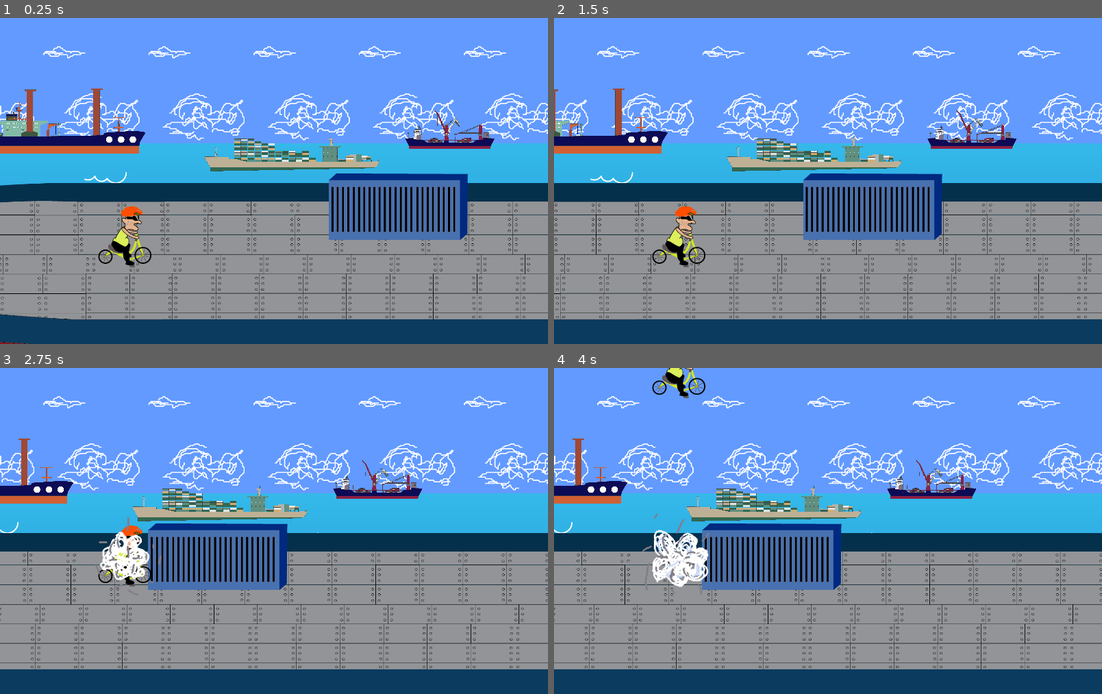
Above: before the commit, frames 1-4 (two rows, left to right).
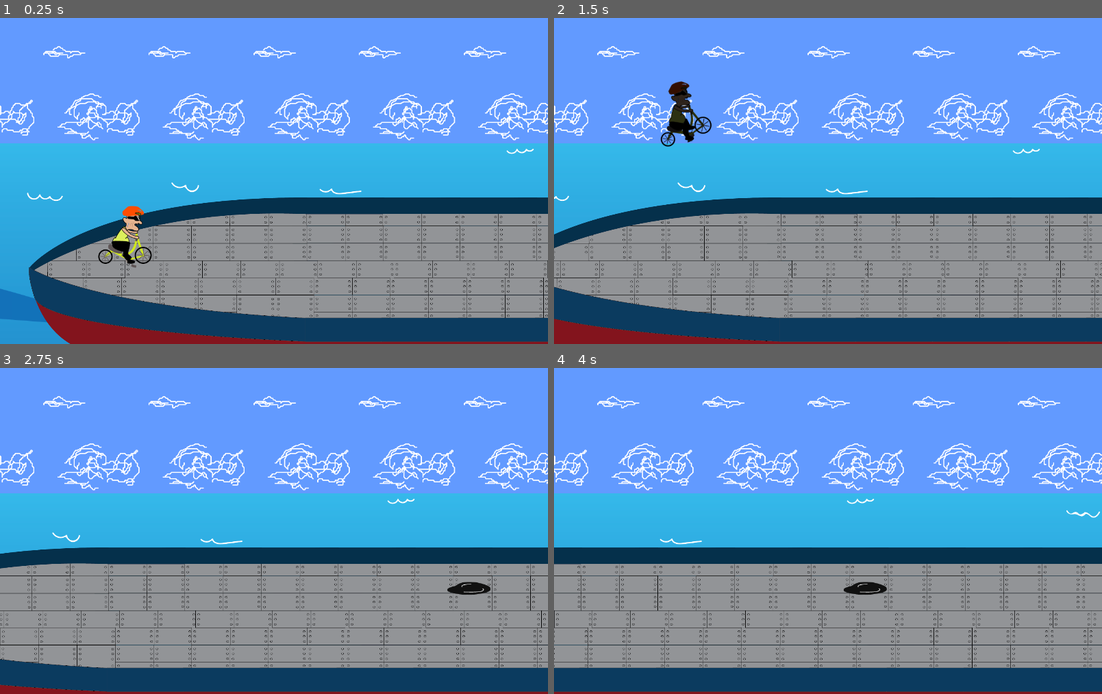
Above: after the commit, the same moments.

Repository: kcabra/noord-gj
Game: Godot game, scene res://proto.tscn
Same seed, same stepped clock (60 frames per second), same inputs: the game is played once before the commit and once after it.
Inputs:
- Up to frame 1 (0.25 s): no input
- Up to frame 2 (1.5 s): hold W (move_up) 0.53-1.28 s; tap T (lala, bound only after the commit) at 0.6 s; tap Z (move_jump) at 0.77, 0.8, 1.07, 1.35 s; hold S (move_down) from 1.28 s (still down)
- Up to frame 3 (2.75 s): tap Z (move_jump) at 1.52, 1.82, 2.3 s; tap T (lala, bound only after the commit) at 1.55, 2.1 s; release S (move_down) at 2.03 s; hold W (move_up) from 2.03 s (still down)
- Up to frame 4 (4 s): tap T (lala, bound only after the commit) at 2.85 s; tap Z (move_jump) at 3.02, 3.32, 3.6, 3.77 s; release W (move_up) at 3.53 s; hold S (move_down) from 3.53 s (still down)

The runs differ from the first frame. In frame 1, 30% of the frame differs, in the area x 0-100%, y 21-100%; in frame 2, 27%; in frame 3, 22%; in frame 4, 22%.
Error before the commit: Parse Error: Indented block expected after declaration of "_process" function.

Commit message:
sunday morning

Diff:
--- a/project/project.godot
+++ b/project/project.godot
@@ -46,6 +46,11 @@
 , Object(InputEventKey,"resource_local_to_scene":false,"resource_name":"","device":0,"alt":false,"shift":false,"control":false,"meta":false,"command":false,"pressed":false,"scancode":32,"unicode":0,"echo":false,"script":null)
  ]
 }
+lala={
+"deadzone": 0.5,
+"events": [ Object(InputEventKey,"resource_local_to_scene":false,"resource_name":"","device":0,"alt":false,"shift":false,"control":false,"meta":false,"command":false,"pressed":false,"scancode":84,"unicode":0,"echo":false,"script":null)
+ ]
+}
 
 [layer_names]
 
--- a/project/proto.tscn
+++ b/project/proto.tscn
@@ -1,21 +1,21 @@
 [gd_scene load_steps=84 format=2]
 
-[ext_resource path="res://Placeholders mockup.jpg" type="Texture" id=1]
-[ext_resource path="res://repeatable.jpg" type="Texture" id=2]
-[ext_resource path="res://Sprite-0003.png" type="Texture" id=3]
-[ext_resource path="res://assets/Mar.png" type="Texture" id=4]
-[ext_resource path="res://assets/Ondona.png" type="Texture" id=5]
-[ext_resource path="res://assets/Ondinha.png" type="Texture" id=6]
-[ext_resource path="res://assets/navio1.png" type="Texture" id=7]
-[ext_resource path="res://assets/navio2.png" type="Texture" id=8]
-[ext_resource path="res://assets/navio4_menor.png" type="Texture" id=9]
-[ext_resource path="res://assets/navio1_menor.png" type="Texture" id=10]
-[ext_resource path="res://assets/Navio_cenario_final.png" type="Texture" id=11]
-[ext_resource path="res://assets/Navio_cenario_frente.png" type="Texture" id=12]
-[ext_resource path="res://scripts/camera.gd" type="Script" id=13]
-[ext_resource path="res://objects/obstacle.tscn" type="PackedScene" id=14]
-[ext_resource path="res://objects/ramp.tscn" type="PackedScene" id=15]
-[ext_resource path="res://assets/caixaprapularentrenavios.png" type="Texture" id=16]
+[ext_resource path="res://Sprite-0003.png" type="Texture" id=1]
+[ext_resource path="res://assets/Mar.png" type="Texture" id=2]
+[ext_resource path="res://assets/Ondona.png" type="Texture" id=3]
+[ext_resource path="res://assets/Ondinha.png" type="Texture" id=4]
+[ext_resource path="res://assets/navio1.png" type="Texture" id=5]
+[ext_resource path="res://assets/navio2.png" type="Texture" id=6]
+[ext_resource path="res://assets/navio4_menor.png" type="Texture" id=7]
+[ext_resource path="res://assets/navio1_menor.png" type="Texture" id=8]
+[ext_resource path="res://assets/Navio_cenario_final.png" type="Texture" id=9]
+[ext_resource path="res://assets/Navio_cenario_frente.png" type="Texture" id=10]
+[ext_resource path="res://scripts/camera.gd" type="Script" id=11]
+[ext_resource path="res://objects/obstacle.tscn" type="PackedScene" id=12]
+[ext_resource path="res://objects/ramp.tscn" type="PackedScene" id=13]
+[ext_resource path="res://assets/caixaprapularentrenavios.png" type="Texture" id=14]
+[ext_resource path="res://scripts/oleo.gd" type="Script" id=15]
+[ext_resource path="res://assets/oleo.png" type="Texture" id=16]
 [ext_resource path="res://scripts/player.gd" type="Script" id=17]
 [ext_resource path="res://assets/char/personagemprincipalnovosprites_00000.png" type="Texture" id=18]
 [ext_resource path="res://assets/char/personagemprincipalnovosprites_00001.png" type="Texture" id=19]
@@ -75,48 +75,33 @@
 [ext_resource path="res://assets/char_pulo/Pulo_00025.png" type="Texture" id=73]
 [ext_resource path="res://assets/char_pulo/Pulo_00026.png" type="Texture" id=74]
 [ext_resource path="res://assets/Funkamsterdan.ogg" type="AudioStream" id=75]
-
-[sub_resource type="GDScript" id=1]
-script/source = "extends Node2D
-
-func _ready():
-	$AudioStreamPlayer.play()
-"
-
-[sub_resource type="RectangleShape2D" id=2]
+[ext_resource path="res://scripts/soundtrack.gd" type="Script" id=76]
+
+[sub_resource type="RectangleShape2D" id=1]
 extents = Vector2( 100000, 10 )
 
-[sub_resource type="RectangleShape2D" id=6]
-extents = Vector2( 33.8901, 22.3069 )
-
-[sub_resource type="Animation" id=7]
+[sub_resource type="Animation" id=2]
 resource_name = "jump"
 tracks/0/type = "value"
-tracks/0/path = NodePath("../../player:position")
+tracks/0/path = NodePath("caixaprapularentrenavios:scale")
 tracks/0/interp = 1
 tracks/0/loop_wrap = true
 tracks/0/imported = false
 tracks/0/enabled = true
 tracks/0/keys = {
-"times": PoolRealArray( 0 ),
-"transitions": PoolRealArray( 1 ),
+"times": PoolRealArray( 0, 1 ),
+"transitions": PoolRealArray( 1, 1 ),
 "update": 0,
-"values": [ Vector2( 7453.78, 560.356 ) ]
-}
-tracks/1/type = "value"
-tracks/1/path = NodePath("../../player:rotation_degrees")
-tracks/1/interp = 1
-tracks/1/loop_wrap = true
-tracks/1/imported = false
-tracks/1/enabled = true
-tracks/1/keys = {
-"times": PoolRealArray( 0 ),
-"transitions": PoolRealArray( 1 ),
-"update": 0,
-"values": [ 0.0 ]
-}
-
-[sub_resource type="SpriteFrames" id=3]
+"values": [ Vector2( 0.290952, 0.290952 ), Vector2( 0.411005, 0.411005 ) ]
+}
+
+[sub_resource type="RectangleShape2D" id=3]
+extents = Vector2( 33.8901, 22.3069 )
+
+[sub_resource type="RectangleShape2D" id=4]
+extents = Vector2( 53.374, 25.9281 )
+
+[sub_resource type="SpriteFrames" id=5]
 animations = [ {
 "frames": [ ExtResource( 18 ), ExtResource( 19 ), ExtResource( 20 ), ExtResource( 21 ), ExtResource( 22 ), ExtResource( …(464 unchanged characters)…
 "loop": true,
@@ -129,18 +114,10 @@
 "speed": 24.0
 } ]
 
-[sub_resource type="GDScript" id=8]
-script/source = "extends AnimatedSprite
-
-onready var player = get_parent()
-
-func _process(delta):
-	"
-
-[sub_resource type="RectangleShape2D" id=4]
+[sub_resource type="RectangleShape2D" id=6]
 extents = Vector2( 32.7473, 62.996 )
 
-[sub_resource type="GDScript" id=5]
+[sub_resource type="GDScript" id=7]
 script/source = "extends Label
 
 func _process(delta):
@@ -149,106 +126,113 @@
 "
 
 [node name="Node2D" type="Node2D"]
-script = SubResource( 1 )
-
-[node name="Placeholders mockup" type="Sprite" parent="."]
-visible = false
-position = Vector2( 479, 323 )
-texture = ExtResource( 1 )
-
-[node name="repeatable" type="Sprite" parent="."]
-visible = false
-position = Vector2( 321.757, 4.6438 )
-texture = ExtResource( 2 )
-centered = false
-offset = Vector2( 631, 0 )
-region_enabled = true
-region_rect = Rect2( 0, 0, 1e+07, 638.845 )
+__meta__ = {
+"_edit_lock_": true
+}
 
 [node name="ParallaxBackground" type="ParallaxBackground" parent="."]
 
 [node name="ParallaxLayer" type="ParallaxLayer" parent="ParallaxBackground"]
-editor/display_folded = true
 motion_scale = Vector2( 0, 0 )
+__meta__ = {
+"_edit_lock_": true
+}
 
 [node name="Sprite-0003" type="Sprite" parent="ParallaxBackground/ParallaxLayer"]
 position = Vector2( 917.619, 233.667 )
 scale = Vector2( 1.26292, 1.26292 )
-texture = ExtResource( 3 )
+texture = ExtResource( 1 )
 region_enabled = true
 region_rect = Rect2( -187.757, 28.022, 1e+07, 390.427 )
 
 [node name="Mar" type="Sprite" parent="ParallaxBackground/ParallaxLayer"]
 position = Vector2( -266.988, 725.299 )
 scale = Vector2( 0.552639, 0.521603 )
-texture = ExtResource( 4 )
+texture = ExtResource( 2 )
 
 [node name="ParallaxLayer2" type="ParallaxLayer" parent="ParallaxBackground"]
 editor/display_folded = true
 position = Vector2( 406.167, 241.087 )
 scale = Vector2( 1.06966, 1.06966 )
 motion_scale = Vector2( 0.3, 1 )
+__meta__ = {
+"_edit_lock_": true
+}
 
 [node name="Ondona" type="Sprite" parent="ParallaxBackground/ParallaxLayer2"]
 position = Vector2( -179.434, 446.495 )
-texture = ExtResource( 5 )
+texture = ExtResource( 3 )
 region_rect = Rect2( 0, 0, 347500, 418 )
 
 [node name="ParallaxLayer3" type="ParallaxLayer" parent="ParallaxBackground"]
 editor/display_folded = true
 motion_scale = Vector2( 0.6, 1 )
+__meta__ = {
+"_edit_lock_": true
+}
 
 [node name="Ondinha" type="Sprite" parent="ParallaxBackground/ParallaxLayer3"]
 position = Vector2( 390.541, 659.889 )
 scale = Vector2( 0.987141, 0.987141 )
-texture = ExtResource( 6 )
+texture = ExtResource( 4 )
 region_enabled = true
 region_rect = Rect2( 0, 0, 2.0405e+06, 700 )
 
 [node name="ParallaxLayer4" type="ParallaxLayer" parent="ParallaxBackground"]
+editor/display_folded = true
 motion_scale = Vector2( 0.4, 1 )
+__meta__ = {
+"_edit_lock_": true
+}
 
 [node name="navio1" type="Sprite" parent="ParallaxBackground/ParallaxLayer4"]
 position = Vector2( 211.071, 251.339 )
 scale = Vector2( 0.0514472, 0.0514472 )
-texture = ExtResource( 7 )
+texture = ExtResource( 5 )
 
 [node name="navio2" type="Sprite" parent="ParallaxBackground/ParallaxLayer4"]
 position = Vector2( 760.079, 299.418 )
 scale = Vector2( 0.0553022, 0.0553022 )
-texture = ExtResource( 8 )
+texture = ExtResource( 6 )
 
 [node name="navio4_menor" type="Sprite" parent="ParallaxBackground/ParallaxLayer4"]
 position = Vector2( 2455.83, 315.455 )
 scale = Vector2( 0.110062, 0.110062 )
-texture = ExtResource( 9 )
+texture = ExtResource( 7 )
 
 [node name="navio1_menor" type="Sprite" parent="ParallaxBackground/ParallaxLayer4"]
 position = Vector2( 1137.67, 271.91 )
 scale = Vector2( 0.110062, 0.110062 )
-texture = ExtResource( 10 )
+texture = ExtResource( 8 )
 
 [node name="fg" type="Node2D" parent="."]
+editor/display_folded = true
 position = Vector2( 167.917, 280.289 )
 scale = Vector2( 0.677136, 0.677136 )
+__meta__ = {
+"_edit_lock_": true
+}
 
 [node name="Navio_cenario_final" type="Sprite" parent="fg"]
 position = Vector2( 10335.1, 474.146 )
 scale = Vector2( 1.13328, 1.13328 )
-texture = ExtResource( 11 )
+texture = ExtResource( 9 )
 
 [node name="Navio_cenario_frente" type="Sprite" parent="fg"]
 position = Vector2( 4392.15, 473.682 )
 scale = Vector2( 1.13328, 1.13328 )
-texture = ExtResource( 12 )
+texture = ExtResource( 10 )
 
 [node name="Navio_cenario_frente2" type="Sprite" parent="fg"]
 position = Vector2( 16132, 489.896 )
-texture = ExtResource( 12 )
+texture = ExtResource( 10 )
 
 [node name="lanes" type="Node2D" parent="."]
 editor/display_folded = true
 position = Vector2( 73.1021, 132.314 )
+__meta__ = {
+"_edit_lock_": true
+}
 
 [node name="lane1" type="Position2D" parent="lanes" groups=[
 "lane",
@@ -287,144 +271,174 @@
 
 [node name="CollisionShape2D" type="CollisionShape2D" parent="lanes/lane3/StaticBody2D"]
 position = Vector2( 100000, 36 )
-shape = SubResource( 2 )
+shape = SubResource( 1 )
 
 [node name="camera" type="Camera2D" parent="."]
 anchor_mode = 0
 current = true
 zoom = Vector2( 1.4, 1.4 )
-script = ExtResource( 13 )
+script = ExtResource( 11 )
 my_offset = 300.0
 
 [node name="obstacles" type="Node2D" parent="."]
-editor/display_folded = true
 position = Vector2( 74.4625, 115.99 )
 
-[node name="obstacle2" parent="obstacles" instance=ExtResource( 14 )]
+[node name="level1" type="Node2D" parent="obstacles"]
+editor/display_folded = true
+
+[node name="obstacle2" parent="obstacles/level1" instance=ExtResource( 12 )]
 position = Vector2( 1025.4, 338.314 )
 z_index = 0
 collision_layer = 2
 lane = 0
 
-[node name="obstacle3" parent="obstacles" instance=ExtResource( 14 )]
+[node name="obstacle3" parent="obstacles/level1" instance=ExtResource( 12 )]
 position = Vector2( 1998.04, 491.314 )
-z_index = 0
-collision_layer = 2
-lane = 2
-
-[node name="obstacle5" parent="obstacles" instance=ExtResource( 14 )]
-position = Vector2( 4568.36, 338.314 )
 z_index = 2
 collision_layer = 8
-lane = 0
-
-[node name="obstacle6" parent="obstacles" instance=ExtResource( 14 )]
+lane = 2
+
+[node name="obstacle5" parent="obstacles/level1" instance=ExtResource( 12 )]
+position = Vector2( 4568.36, 338.314 )
+z_index = 0
+collision_layer = 2
+lane = 0
+
+[node name="obstacle6" parent="obstacles/level1" instance=ExtResource( 12 )]
 position = Vector2( 4568.36, 491.314 )
-z_index = 0
-collision_layer = 2
-lane = 2
-
-[node name="obstacle7" parent="obstacles" instance=ExtResource( 14 )]
-position = Vector2( 5109.85, 412.314 )
 z_index = 2
 collision_layer = 8
-
-[node name="obstacle9" parent="obstacles" instance=ExtResource( 14 )]
+lane = 2
+
+[node name="obstacle7" parent="obstacles/level1" instance=ExtResource( 12 )]
+position = Vector2( 5109.85, 412.314 )
+
+[node name="obstacle9" parent="obstacles/level1" instance=ExtResource( 12 )]
 position = Vector2( 5602.11, 412.314 )
 
-[node name="obstacle10" parent="obstacles" instance=ExtResource( 14 )]
+[node name="obstacle10" parent="obstacles/level1" instance=ExtResource( 12 )]
 position = Vector2( 5700.56, 338.314 )
-lane = 0
-
-[node name="obstacle11" parent="obstacles" instance=ExtResource( 14 )]
+z_index = 0
+collision_layer = 2
+lane = 0
+
+[node name="obstacle11" parent="obstacles/level1" instance=ExtResource( 12 )]
 position = Vector2( 6053.94, 491.314 )
-z_index = 0
-collision_layer = 2
-lane = 2
-
-[node name="obstacle12" parent="obstacles" instance=ExtResource( 14 )]
-position = Vector2( 6512.8, 412.314 )
 z_index = 2
 collision_layer = 8
-
-[node name="obstacle13" parent="obstacles" instance=ExtResource( 14 )]
+lane = 2
+
+[node name="obstacle12" parent="obstacles/level1" instance=ExtResource( 12 )]
+position = Vector2( 6512.8, 412.314 )
+
+[node name="obstacle13" parent="obstacles/level1" instance=ExtResource( 12 )]
 position = Vector2( 6808.15, 338.314 )
-lane = 0
-
-[node name="obstacle14" parent="obstacles" instance=ExtResource( 14 )]
+z_index = 0
+collision_layer = 2
+lane = 0
+
+[node name="obstacle14" parent="obstacles/level1" instance=ExtResource( 12 )]
 position = Vector2( 7036.71, 491.314 )
-z_index = 0
-collision_layer = 2
+z_index = 2
+collision_layer = 8
 lane = 2
 
-[node name="obstacle8" parent="obstacles" instance=ExtResource( 14 )]
+[node name="obstacle8" parent="obstacles/level1" instance=ExtResource( 12 )]
 position = Vector2( 5027.22, 338.314 )
-lane = 0
-
-[node name="obstacle4" parent="obstacles" instance=ExtResource( 14 )]
+z_index = 0
+collision_layer = 2
+lane = 0
+
+[node name="obstacle4" parent="obstacles/level1" instance=ExtResource( 12 )]
 position = Vector2( 3096.89, 412.314 )
-z_index = 0
-collision_layer = 2
-
-[node name="obstacle" parent="obstacles" instance=ExtResource( 15 )]
+
+[node name="obstacle" parent="obstacles/level1" instance=ExtResource( 13 )]
 position = Vector2( 4051.53, 338.314 )
-lane = 0
-
-[node name="StaticBody2D" type="StaticBody2D" parent="obstacles"]
+z_index = 0
+collision_layer = 2
+lane = 0
+
+[node name="end_level_ramp" type="StaticBody2D" parent="obstacles"]
 position = Vector2( 7486.41, 406.069 )
 
-[node name="caixaprapularentrenavios" type="Sprite" parent="obstacles/StaticBody2D"]
-position = Vector2( -37.5312, 42.7854 )
-scale = Vector2( 0.290952, 0.290952 )
-texture = ExtResource( 16 )
-
-[node name="CollisionPolygon2D" type="CollisionPolygon2D" parent="obstacles/StaticBody2D"]
+[node name="AnimationPlayer" type="AnimationPlayer" parent="obstacles/end_level_ramp"]
+anims/jump = SubResource( 2 )
+
+[node name="CollisionPolygon2D" type="CollisionPolygon2D" parent="obstacles/end_level_ramp"]
 position = Vector2( -138.932, 9.55615 )
 polygon = PoolVector2Array( -78.1147, 58.7845, 7.28906, 53.3621, 129.971, 37.5466, 188.87, 21.3975, 211.702, 10.4576, 225.775, 0.673706, 284.715, 1.18243, 284.478, 59.2121, 273.59, 78.2803, -90.0278, 79.3205 )
 
-[node name="Area2D" type="Area2D" parent="obstacles/StaticBody2D"]
-position = Vector2( -21.3179, 24.993 )
-
-[node name="CollisionShape2D" type="CollisionShape2D" parent="obstacles/StaticBody2D/Area2D"]
-position = Vector2( -150.198, 22.9427 )
-shape = SubResource( 6 )
-
-[node name="AnimationPlayer" type="AnimationPlayer" parent="obstacles/StaticBody2D"]
-anims/jump = SubResource( 7 )
+[node name="caixaprapularentrenavios" type="Sprite" parent="obstacles/end_level_ramp"]
+position = Vector2( -37.5312, 42.7854 )
+scale = Vector2( 0.411005, 0.411005 )
+texture = ExtResource( 14 )
+
+[node name="Area2D" type="Area2D" parent="obstacles/end_level_ramp"]
+position = Vector2( 78.6821, -6.58588 )
+
+[node name="CollisionShape2D" type="CollisionShape2D" parent="obstacles/end_level_ramp/Area2D"]
+shape = SubResource( 3 )
+
+[node name="oil" type="Area2D" parent="obstacles"]
+position = Vector2( 9400.88, 413.314 )
+collision_layer = 2
+collision_mask = 0
+script = ExtResource( 15 )
+
+[node name="oil_sfx" type="AudioStreamPlayer" parent="obstacles/oil"]
+
+[node name="CollisionShape2D" type="CollisionShape2D" parent="obstacles/oil"]
+shape = SubResource( 4 )
+
+[node name="oleo" type="Sprite" parent="obstacles/oil"]
+texture = ExtResource( 16 )
 
 [node name="player" type="KinematicBody2D" parent="." groups=[
 "player",
 ]]
-position = Vector2( 416.099, 572.849 )
+position = Vector2( 8146.88, 565.516 )
 z_index = 1
 z_as_relative = false
 collision_mask = 0
 script = ExtResource( 17 )
+__meta__ = {
+"_edit_group_": true
+}
 
 [node name="Sprite" type="AnimatedSprite" parent="player"]
 position = Vector2( 0, -40.1489 )
-frames = SubResource( 3 )
-frame = 29
+frames = SubResource( 5 )
+frame = 13
 playing = true
 flip_h = true
-script = SubResource( 8 )
 
 [node name="CollisionShape2D" type="CollisionShape2D" parent="player"]
 position = Vector2( 21.5115, -37.2125 )
-shape = SubResource( 4 )
+shape = SubResource( 6 )
 
 [node name="Label" type="Label" parent="player"]
 visible = false
 margin_top = -126.651
 margin_right = 40.0
 margin_bottom = -112.651
-script = SubResource( 5 )
+script = SubResource( 7 )
 
 [node name="RayCast2D" type="RayCast2D" parent="player"]
 enabled = true
 cast_to = Vector2( 0, 30 )
 collision_mask = 0
 
-[node name="AudioStreamPlayer" type="AudioStreamPlayer" parent="."]
+[node name="sfx" type="Node" parent="player"]
+
+[node name="jump" type="AudioStreamPlayer" parent="player/sfx"]
+
+[node name="death" type="AudioStreamPlayer" parent="player/sfx"]
+
+[node name="Soundtrack" type="AudioStreamPlayer" parent="."]
 stream = ExtResource( 75 )
-[connection signal="body_entered" from="obstacles/StaticBody2D/Area2D" to="obstacles/StaticBody2D/AnimationPlayer" method="play" binds= [ "jump" ]]
+script = ExtResource( 76 )
+
+[node name="VideoPlayer" type="VideoPlayer" parent="."]
+margin_right = 40.0
+margin_bottom = 40.0
+[connection signal="body_entered" from="obstacles/end_level_ramp/Area2D" to="obstacles/end_level_ramp/AnimationPlayer" method="play" binds= [ "jump" ]]
--- /dev/null
+++ b/project/scripts/oleo.gd
@@ -0,0 +1,24 @@
+tool
+extends Area2D
+
+export (int, 0, 2) var lane = 0
+var y_offset = -75
+onready var lanes = get_tree().get_nodes_in_group("lane")
+
+func _ready():
+	connect("body_entered", self, "_player_entered")
+	if lanes && lanes.size() > 0:
+		lanes[lane].global_position.y + y_offset
+		self.collision_layer = 0
+		self.set_collision_layer_bit(lane + 1, 1)
+		self.z_index = lane
+
+
+func _process(_delta):
+	if lanes && lanes.size() > 0:
+		self.position.y = lanes[lane].global_position.y + y_offset
+
+func _player_entered(collisor):
+	if collisor.is_in_group("player"):
+		$oil_sfx.play()
+		collisor.oiled()
--- a/project/scripts/player.gd
+++ b/project/scripts/player.gd
@@ -1,9 +1,7 @@
 extends KinematicBody2D
 
-enum states {ACTIVE, INACTIVE}
-var state = states.ACTIVE
-
 export var moving = true
+onready var tween = Tween.new()
 
 var move_timer
 var lanes_pos : Array
@@ -13,46 +11,57 @@
 var vel = 100
 var move_y = 0
 var jumped = false
+var oiled = false
+var oiled_color = Color(0.2, 0.2, 0.2)
+var oiled_duration = 2.0
 
 func _ready():
+	var lanes_pos_group = get_tree().get_nodes_in_group("lane")
+	for lane in lanes_pos_group:
+		lanes_pos.append(lane.global_position.y)
 	move_timer = Timer.new()
 	move_timer.wait_time = 0.3
 	move_timer.one_shot = true
 	add_child(move_timer)
 	move_timer.connect("timeout", $CollisionShape2D, "set_disabled", [false] )
-	var lanes_pos_group = get_tree().get_nodes_in_group("lane")
-	for lane in lanes_pos_group:
-		lanes_pos.append(lane.global_position.y)
+	add_child(tween)
 	_change_lane(0)
 
 func _physics_process(delta):
-	match state:
-		states.ACTIVE:
-			if Input.is_action_just_pressed("move_up"):
-				_change_lane(-1)
-			if Input.is_action_just_pressed("move_down"):
-				_change_lane(+1)
-			if Input.is_action_just_pressed("move_jump"):
-				move_y = -13
-				jumped = true
+	if Input.is_action_just_pressed("lala"):
+		self.oiled()
+	if !oiled:
+		if Input.is_action_just_pressed("move_up"):
+			_change_lane(-1)
+		if Input.is_action_just_pressed("move_down"):
+			_change_lane(+1)
+	if Input.is_action_just_pressed("move_jump"):
+		move_y = -13
+		jumped = true
+		$sfx/jump.play()
+		$Sprite.animation = "jump"
 
-			if move_timer.time_left > 0:
-				$CollisionShape2D.disabled = true
-				move_y = lerp(0, (lanes_pos[current_lane]) - self.position.y, 0.5)
-			elif !$RayCast2D.is_colliding() && !climbing:
-				move_y += gravity * delta
-			elif !jumped:
-				move_y = 0
-			vel += 1 if vel < 500 && moving else 0
-			climbing = false
-			var collision = move_and_collide(Vector2(vel * (delta if moving else 0), move_y))
-			if collision && (collision.normal == Vector2.LEFT):
-				moving = false
-				_explode()
-			elif (collision && _is_slope(collision.normal)):
-				move_and_collide(2 * collision.remainder.slide(collision.normal))
-				climbing = true
-			jumped = false
+	if move_timer.time_left > 0:
+		$CollisionShape2D.disabled = true
+		move_y = lerp(0, (lanes_pos[current_lane]) - self.position.y, 0.5)
+	elif !$RayCast2D.is_colliding() && !climbing:
+		move_y += gravity * delta
+	elif !jumped:
+		$Sprite.animation = "default"
+		move_y = 0
+
+	vel += 1 if vel < 500 && moving else 0
+
+	climbing = false
+	var collision = move_and_collide(Vector2(vel * (delta if moving else 0), move_y))
+	if collision && (collision.normal == Vector2.LEFT):
+		$sfx/death.play()
+		moving = false
+		_explode()
+	elif (collision && _is_slope(collision.normal)):
+		move_and_collide(2 * collision.remainder.slide(collision.normal))
+		climbing = true
+	jumped = false
 
 func _change_lane(change):
 	if moving:
@@ -69,5 +78,37 @@
 	scene.position = self.position - Vector2(0, 40)
 	get_parent().add_child(scene)
 
+#func shake():
+#	var amplitude = 1
+#	var init_pos = position
+#	tween.interpolate_property($Sprite, "position:y", position.y,
+#			position.y + rand_range(-amplitude, amplitude), 0.1,
+#			Tween.TRANS_LINEAR, Tween.EASE_OUT_IN)
+#	tween.interpolate_property($Sprite, "position:y", position.y,
+#			position.y + rand_range(-amplitude, amplitude), 0.1,
+#			Tween.TRANS_LINEAR, Tween.EASE_OUT_IN, 0.1)
+#	tween.interpolate_property($Sprite, "position:y", position.y,
+#			position.y + rand_range(-amplitude, amplitude), 0.1,
+#			Tween.TRANS_LINEAR, Tween.EASE_OUT_IN, 0.2)
+#	tween.interpolate_property($Sprite, "position:y", position.y,
+#			position.y + rand_range(-amplitude, amplitude), 0.1,
+#			Tween.TRANS_LINEAR, Tween.EASE_OUT_IN, 0.3)
+#	tween.interpolate_property($Sprite, "position:y", position.y,
+#			init_pos, 0.1,
+#			Tween.TRANS_LINEAR, Tween.EASE_OUT_IN, 0.4)
+#	tween.start()
+
+func oiled():
+	oiled = true
+	tween.interpolate_property(self, "modulate", self.modulate, oiled_color,
+			1.0, Tween.TRANS_EXPO, Tween.EASE_OUT)
+	tween.start()
+	yield(get_tree().create_timer(oiled_duration), "timeout")
+	oiled = false
+	tween.interpolate_property(self, "modulate", self.modulate, Color(1, 1, 1),
+			0.5, Tween.TRANS_EXPO, Tween.EASE_IN)
+	tween.start()
+	oiled = false
+
 func _is_slope(normal):
 	return (normal.angle() >= -PI) && (normal.angle() <= -PI/2)
--- /dev/null
+++ b/project/scripts/soundtrack.gd
@@ -0,0 +1,4 @@
+extends AudioStreamPlayer
+
+func _ready():
+	play()
Binary file removed: project/Placeholders mockup.jpg
Not shown, removed: project/Placeholders mockup.jpg.import
Binary file removed: project/Sprite-0002.png
Not shown, removed: project/Sprite-0002.png.import
Binary file added: project/assets/death/Comp 1_00000.png
Not shown, added: project/assets/death/Comp 1_00000.png.import
Binary file added: project/assets/death/Comp 1_00001.png
Not shown, added: project/assets/death/Comp 1_00001.png.import
Binary file added: project/assets/death/Comp 1_00002.png
Not shown, added: project/assets/death/Comp 1_00002.png.import
Binary file added: project/assets/death/Comp 1_00003.png
Not shown, added: project/assets/death/Comp 1_00003.png.import
(and 70 more such lines)
